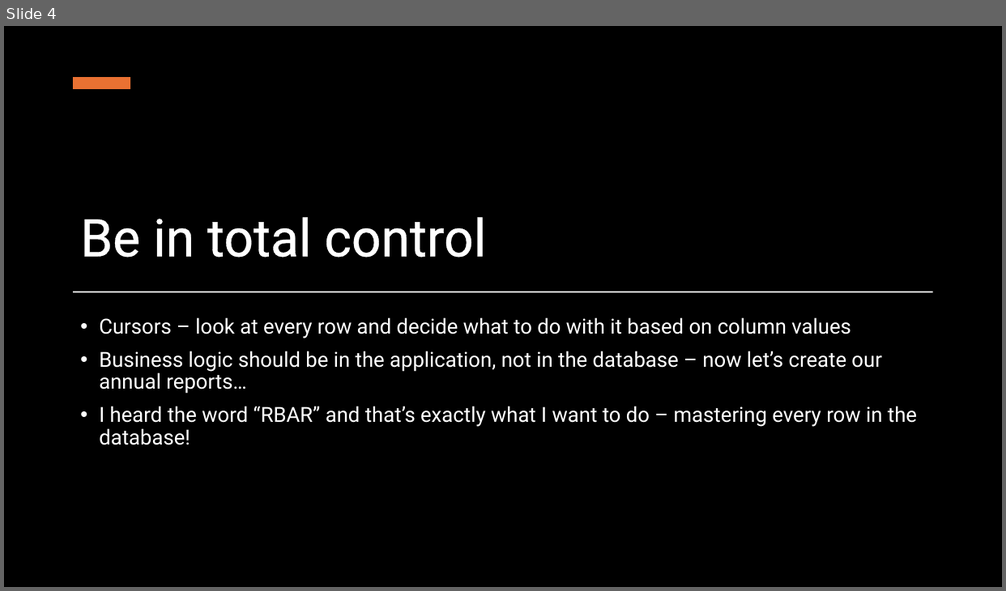
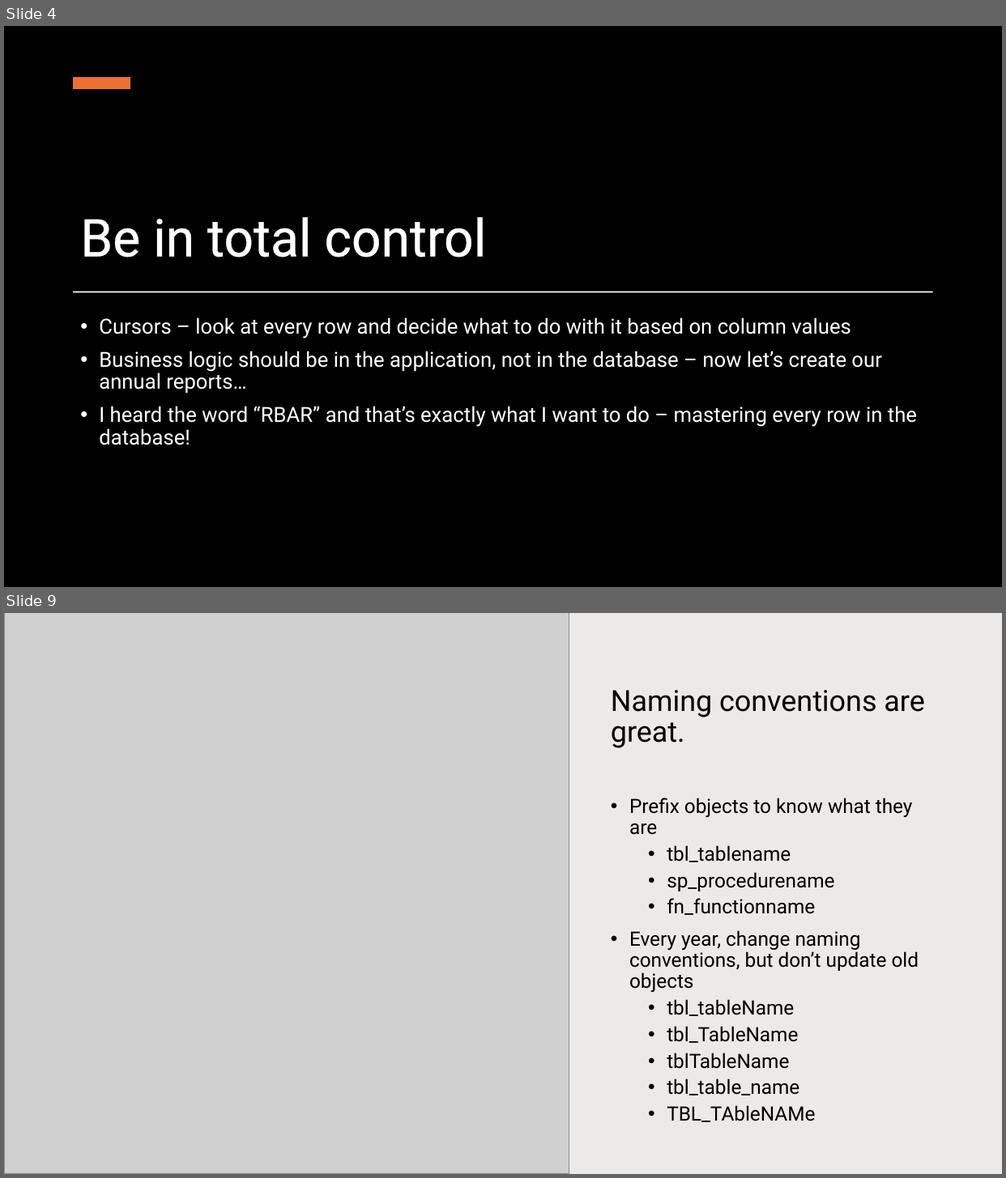
Before and after one commit to transmokopter/Presentations, a slide deck: sql-server-worst-practices/sql-server-worst-practices.pptx. Shown one above the other, each under a label of ours: slide 4 before the commit, slides 4 and 9 after it; the slides between them are not shown. The pictures are 1006x591 and 1006x1178 pixels, drawn with LibreOffice and Linux fonts; fonts in the diff are those of the drawing; grey boxes stand for pictures; background and template pictures are left out; a plain dark background stands for a picture behind light text. Boxes give left, top, right and bottom in pixels: in the first picture for what was removed or moved away, otherwise in the second. Text is boxed around its words. In the diff, an @@ line names an element or a change of style, - is before the commit and + after.

```diff
--- a/sql-server-worst-practices/sql-server-worst-practices.pptx
+++ b/sql-server-worst-practices/sql-server-worst-practices.pptx
@@ slide 9 added at (x1=4, y1=613, x2=1002, y2=1174), background #FFFFFF @@
@@ picture added at (x1=4, y1=613, x2=569, y2=1174) @@
@@ rectangle added at (x1=394, y1=613, x2=1002, y2=1174), fill #82766A at 15% opacity @@
@@ title added at (x1=611, y1=690, x2=924, y2=748), 28 pt, text #000000 @@
+Naming conventions are great.
@@ text added at (x1=629, y1=798, x2=918, y2=1122), 19 pt, text #000000 @@
+• Prefix objects to know what they are
+  • tbl_tablename
+  • sp_procedurename
+  • fn_functionname
+• Every year, change naming conventions, but don’t update old objects
+  • tbl_tableName
+  • tbl_TableName
+  • tblTableName
+  • tbl_table_name
+  • TBL_TAbleNAMe
```
Also in this commit, not shown: 1 slide changed, 6 other slides added, 8 other files.
